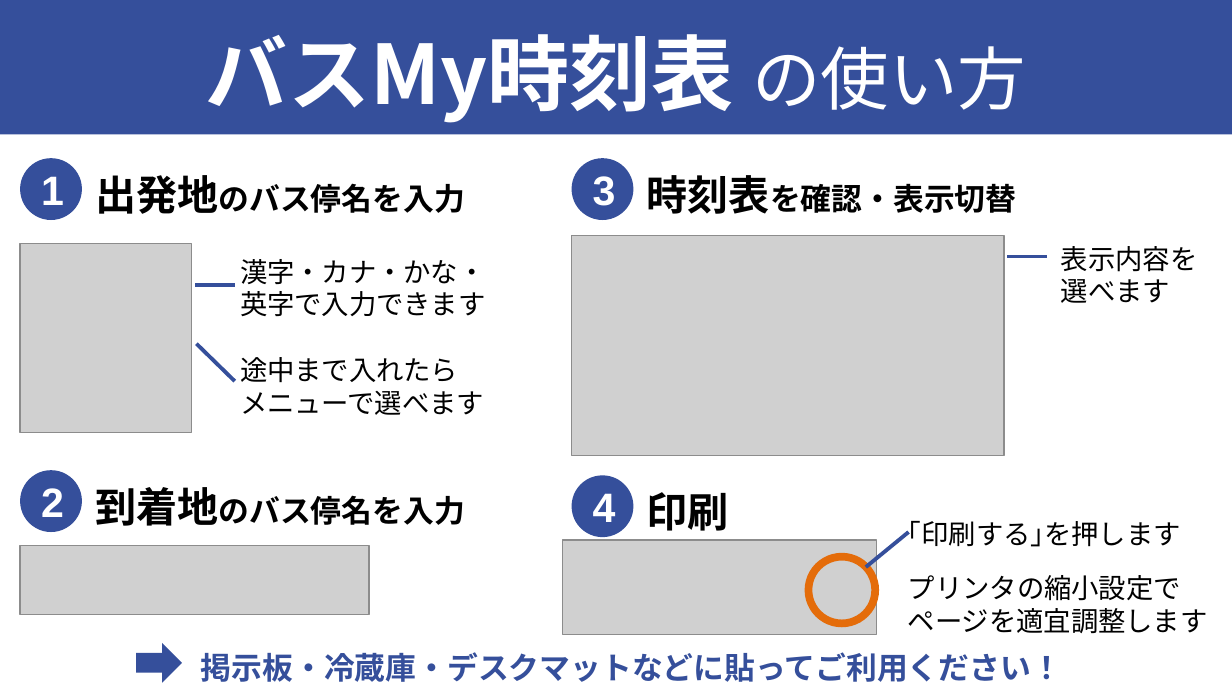
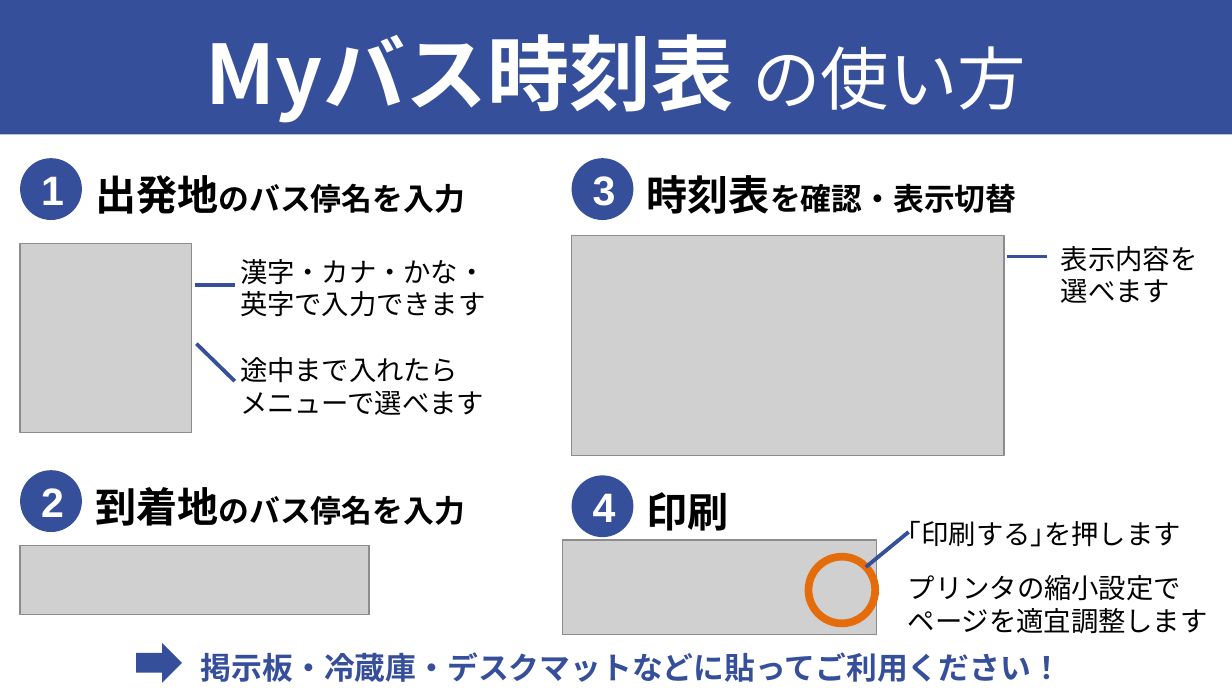
Before and after one commit to kumamoto-timetable/-kumamoto-timetable.github.io, a slide deck: slide 1 of src/image_works/explanation.pptx. Drawn at 1232x693 pixels with LibreOffice and Linux fonts; fonts in the diff are those of the drawing; grey boxes stand for pictures. Boxes give left, top, right and bottom in pixels: in the first picture for what was removed or moved away, otherwise in the second. Text is boxed around its words. In the diff, an @@ line names an element or a change of style, - is before the commit and + after.

```diff
--- a/src/image_works/explanation.pptx
+++ b/src/image_works/explanation.pptx
@@ text in rectangle at (206, 34, 1026, 123): text changed @@
-バスMy時刻表 の使い方
+Myバス時刻表 の使い方
```
Also in this commit, not shown: 8 other files.
